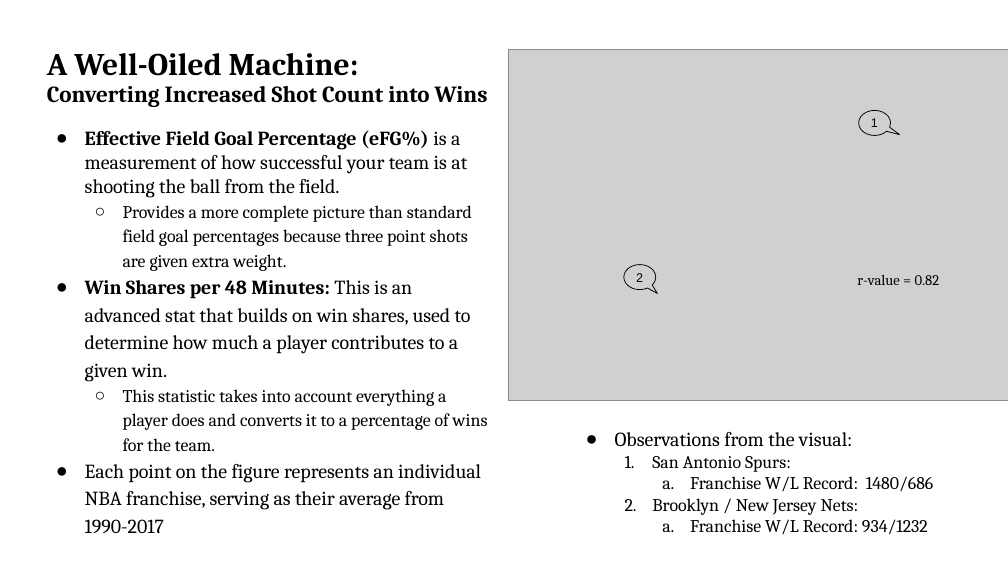
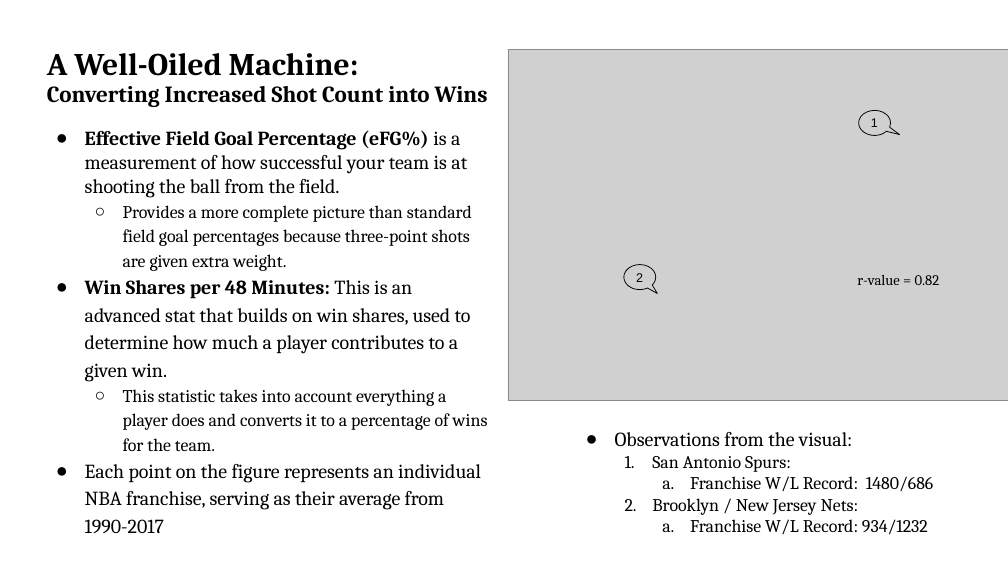
Before and after one commit to chanafin/7-GWHW, a slide deck: slide 6 of thelastdance .pptx. Drawn at 1008x567 pixels with LibreOffice and Linux fonts; fonts in the diff are those of the drawing; grey boxes stand for pictures. Boxes give left, top, right and bottom in pixels: in the first picture for what was removed or moved away, otherwise in the second. Text is boxed around its words. In the diff, an @@ line names an element or a change of style, - is before the commit and + after.

```diff
--- a/thelastdance .pptx
+++ b/thelastdance .pptx
@@ text at [123,205,472,271]: text changed @@
-  ○ Provides a more complete picture than standard field goal percentages because three point shots are given extra weight.
+  ○ Provides a more complete picture than standard field goal percentages because three-point shots are given extra weight.
```
Also in this commit, not shown: 4 other slides changed.
